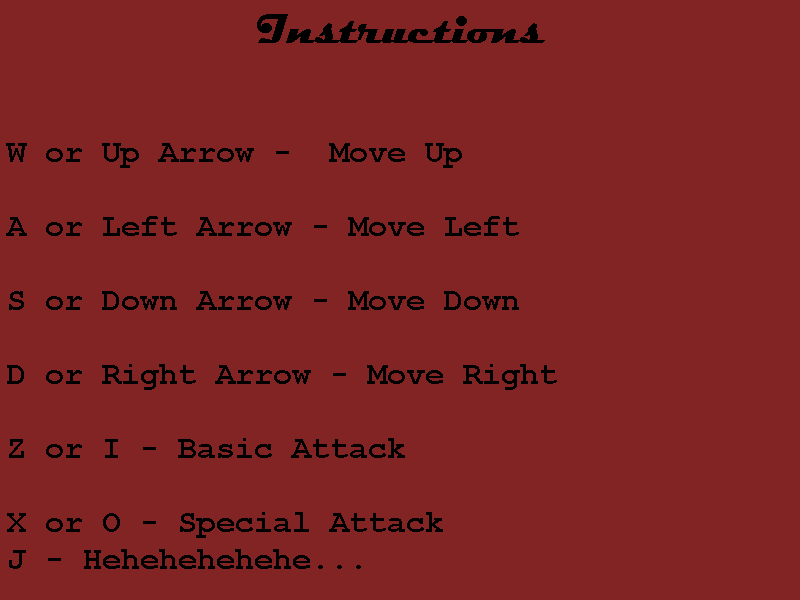
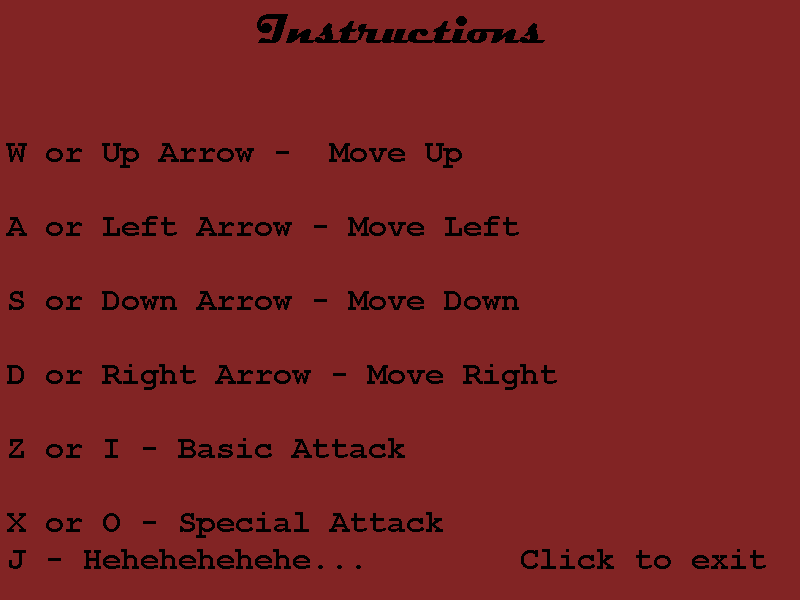
Layered file, before and after one edit (800px x 600px). Changes by layer:
painted on "..." (1st of 2) over [left=521, top=549, right=766, bottom=569]
